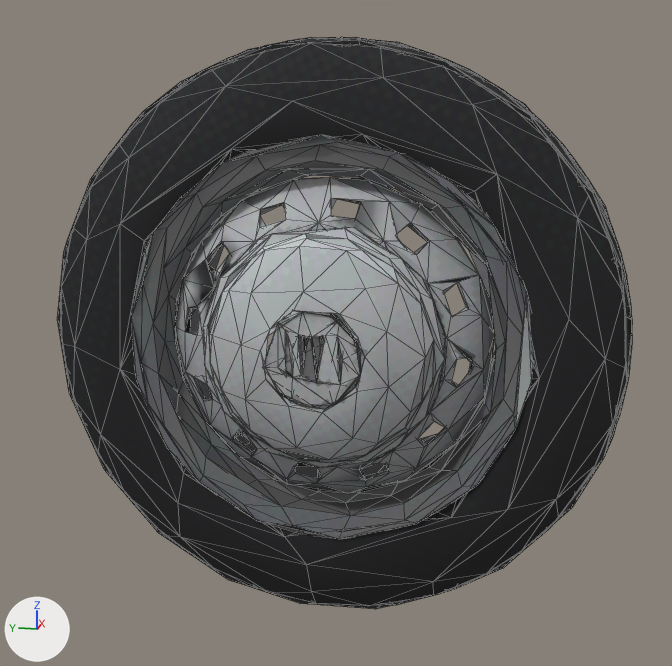
One commit to the glTF model game/assets/rally/rt/rt-saab-96-v4/wheel_rear_left.glb: the scene before it, then after it.
Camera for both pictures: a camera (50 mm lens) standing at (-1.013, -0.206, 0.258) and looking at (0.002, -0.003, 0.004). The lights are fixed; the arrows at lower left show +X, +Y and +Z. The first picture is the older version. Mesh edges are drawn as thin lines. Vertices at exactly the same position are counted once.

Objects in the first picture: 'Saab96_Wheel_rear_left'.
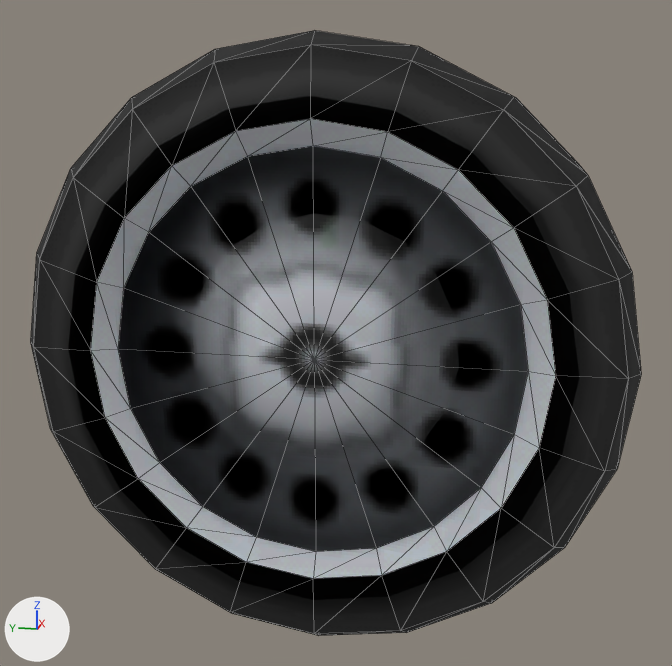
What changed in the scene script:
```text
Add img_peugeot205_silver_psx:
    img_peugeot205_silver_psx = load_image('peugeot205_silver_psx', '_unpacked/peugeot205_silver_psx', 256, 256, 'sRGB')
Add mat_saab_96_wheel_psx:
    mat_saab_96_wheel_psx = principled_material('saab_96_Wheel_PSX')
    mat_saab_96_wheel_psx.texture = img_peugeot205_silver_psx
    mat_saab_96_wheel_psx.roughness = 0.82
Change me_saab96_wheel_rear_leftmesh:
    used by ob_saab96_wheel_rear_left; location = (0.0, 0.0, 0.0)
    remove me_saab96_wheel_rear_leftmesh.from_pydata(...)  # 1628 vertices, 2983 faces; spans x -0.111..0.111, y -0.327..0.327, z -0.328..0.328
    remove me_saab96_wheel_rear_leftmesh.materials.append(mat_saab96wheel_rear_left_stylized_psx)  # picture img_saab96_wheel_rear_left_stylized_psx
    add me_saab96_wheel_rear_leftmesh.from_pydata(...)  # 162 vertices, 320 faces; spans x -0.111..0.111, y -0.328..0.328, z -0.328..0.328
    me_saab96_wheel_rear_leftmesh part 1: the loose piece of 895 vertices spanning x -0.039..0.091, y -0.327..0.327, z -0.328..0.328 is rebuilt with 162 vertices and now spans x -0.111..0.111, y -0.328..0.328, z -0.328..0.328, in mat_saab_96_wheel_psx (picture img_peugeot205_silver_psx)
    me_saab96_wheel_rear_leftmesh part 2: 11 loose pieces with 733 vertices, spanning x -0.111..0.111, y -0.318..0.318, z -0.316..0.319, are deleted
    add me_saab96_wheel_rear_leftmesh.materials.append(mat_saab_96_wheel_psx)  # picture img_peugeot205_silver_psx
```

Location of each change, (x1, y1, x2, y2) in pixels of the pictures (672 x 666 px):
'Saab96_Wheel_rear_left', reshaped (6% wider): before (58, 37, 632, 609); after (31, 31, 641, 636)
part 1 of me_saab96_wheel_rear_leftmesh, rebuilt (6% wider): before (58, 37, 632, 609); after (31, 31, 641, 636)
part 2 of me_saab96_wheel_rear_leftmesh, deleted: before (62, 44, 625, 606)
